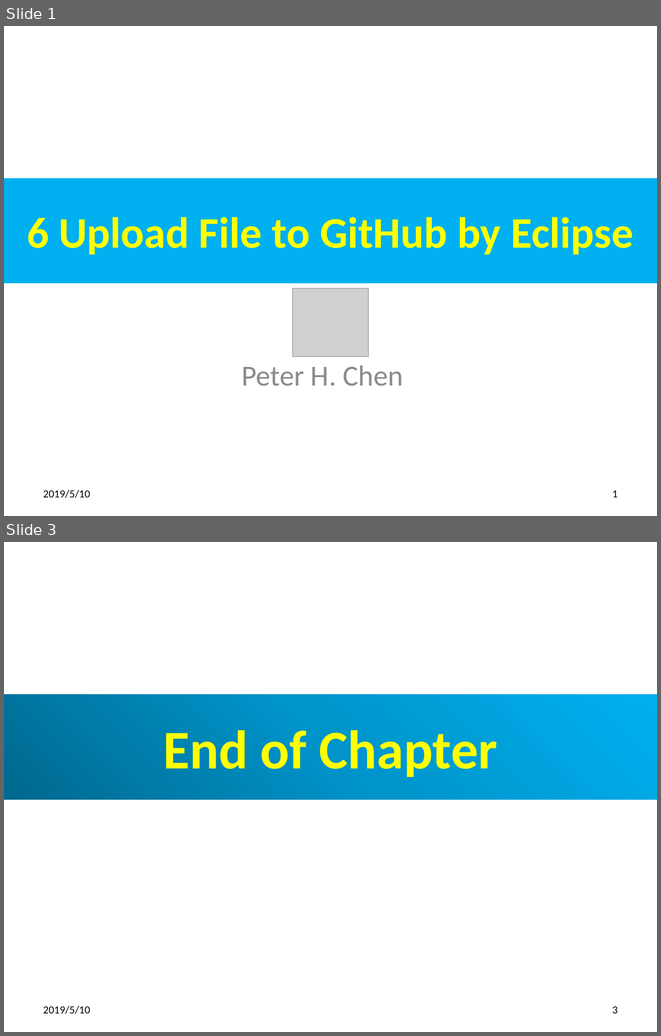
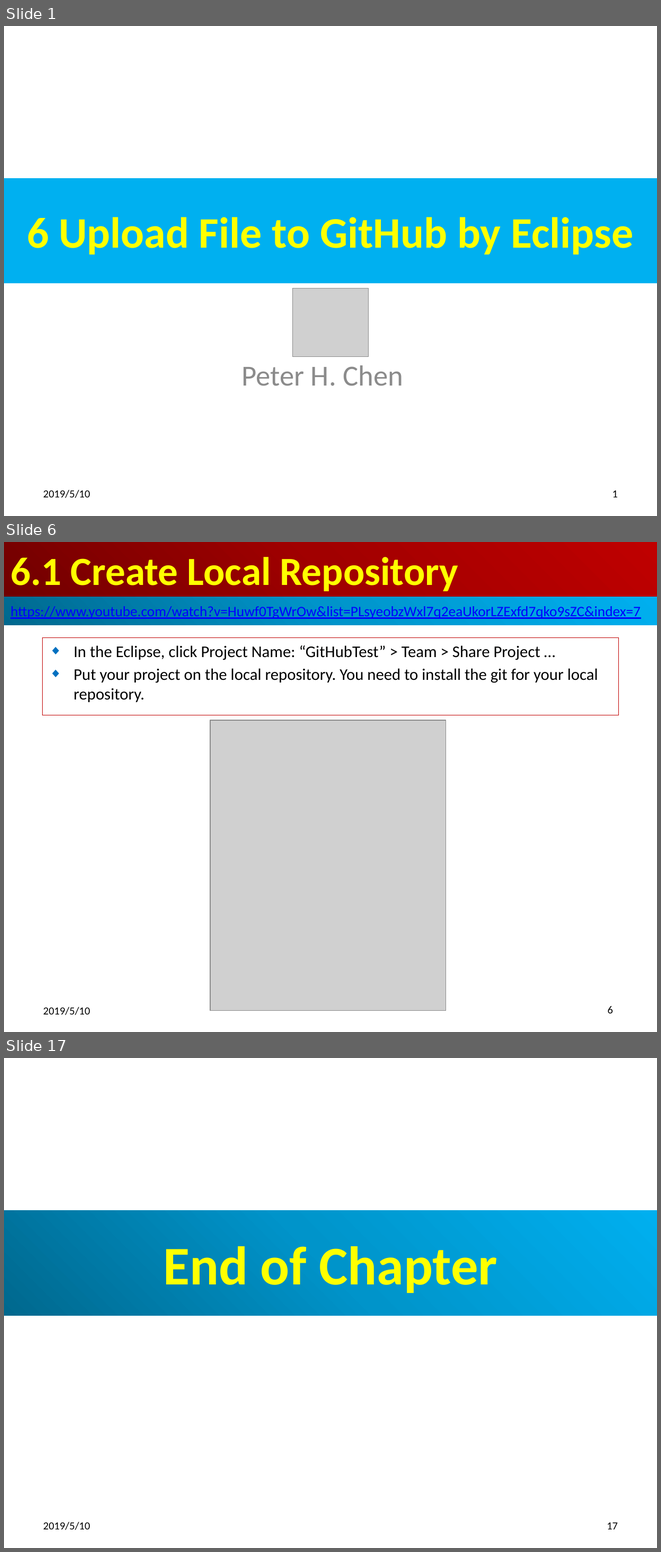
Before and after one commit to peterhchen/100-GitHub, a slide deck: ch06_EclipseGitHub.pptx. Shown one above the other, each under a label of ours: slides 1 and 3 before the commit, slides 1, 6 and 17 after it; the slides between them are not shown. The pictures are 661x1036 and 661x1552 pixels, drawn with LibreOffice and Linux fonts; fonts in the diff are those of the drawing; grey boxes stand for pictures. Boxes give left, top, right and bottom in pixels: in the first picture for what was removed or moved away, otherwise in the second. Text is boxed around its words. In the diff, an @@ line names an element or a change of style, - is before the commit and + after.

Commit message:
Eclipse Git Push

```diff
--- a/ch06_EclipseGitHub.pptx
+++ b/ch06_EclipseGitHub.pptx
@@ slide 6 added at (4, 542, 657, 1032), background #FFFFFF @@
@@ title added at (4, 542, 657, 597), fill gradient #720000 to #A20000 to #C00000, 44 pt, text #FFFF00, bold @@
+6.1 Create Local Repository
@@ rectangle added at (4, 597, 657, 626), fill gradient #00688E to #0094CA to #00B0F0, 16 pt, text #0000FF, underline @@
+https://www.youtube.com/watch?v=Huwf0TgWrOw&list=PLsyeobzWxl7q2eaUkorLZExfd7qko9sZC&index=7
@@ subtitle added at (43, 638, 618, 715), outline #C00000 0.75 pt, 18 pt, text #000000 @@
+◆ In the Eclipse, click Project Name: “GitHubTest” > Team > Share Project …
+◆ Put your project on the local repository. You need to install the git for your local repository.
@@ picture added at (210, 720, 446, 1010) @@
@@ text added at (43, 1006, 90, 1015), 12 pt, text #000000 @@
+2019/5/10
@@ page number added at (608, 1006, 613, 1013), 12 pt, text #000000 @@
+6
@@ what was slide 3 is now slide 17 @@
@@ page number at (607, 1522, 618, 1529): text changed @@
-3
+17
```
Also in this commit, not shown: 1 slide changed, 13 other slides added.
